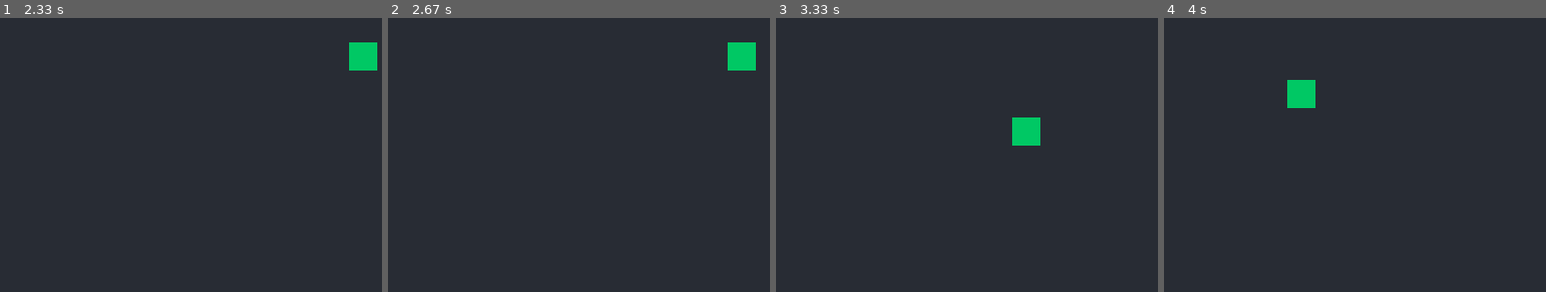
Above: before the commit, frames 1-4 (left to right).
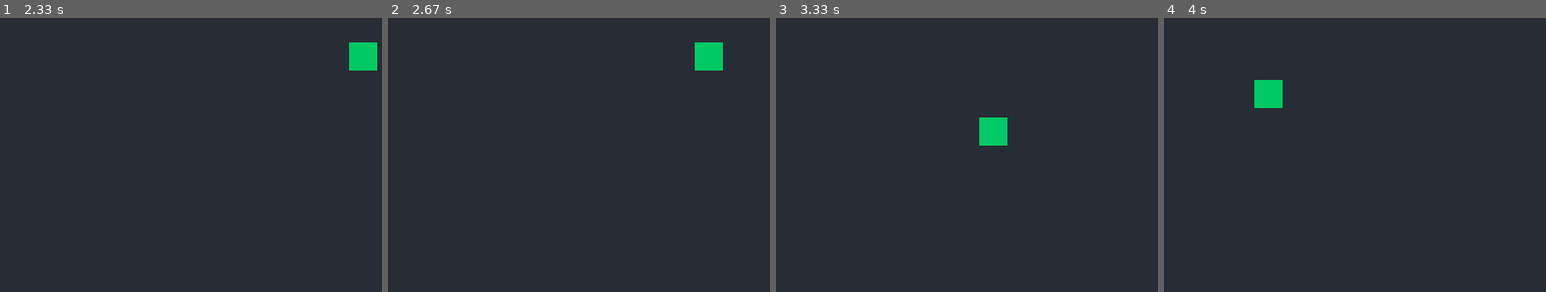
Above: after the commit, the same moments.

Repository: gabrielandrade-95/Projeto-Final-IP-Pygame
Game: pygame game, started from Mecanicas/mecanicaPlayer.py
Same seed, same stepped clock (60 frames per second), same inputs: the game is played once before the commit and once after it.
Inputs:
- Up to frame 1 (2.33 s): hold W 0.33-0.8 s; hold Right 0.33-0.8 s; tap A at 0.83 s; hold Right 1.17-1.63 s; hold Up 1.67-1.97 s; hold Right from 2 s (still down)
- Up to frame 2 (2.67 s): release Right at 2.47 s; hold Left from 2.5 s (still down)
- Up to frame 3 (3.33 s): release Left at 3.03 s; hold Down from 3.07 s (still down)
- Up to frame 4 (4 s): release Down at 3.37 s; hold Left 3.4-3.8 s; hold Up from 3.83 s (still down)

Frame 1 is identical in both runs. In frame 2, 1.5% of the frame differs, in the area x 80-97%, y 8-20%; in frame 3, 1.5%; in frame 4, 1.5%.

Commit message:
Adicionei as colisões nas paredes

Diff:
--- a/Mecanicas/mecanicaPlayer.py
+++ b/Mecanicas/mecanicaPlayer.py
@@ -15,16 +15,20 @@
         teclas = pygame.key.get_pressed()
 
         if teclas[pygame.K_LEFT] or teclas[pygame.K_a]:
-            self.x -= self.velocidade
+            if self.x > 0 :
+                self.x -= self.velocidade
 
         if teclas[pygame.K_RIGHT] or teclas[pygame.K_d]:
-            self.x += self.velocidade
+            if self.x < 770 :
+                self.x += self.velocidade
 
         if teclas[pygame.K_UP] or teclas[pygame.K_w]:
-            self.y -= self.velocidade
+            if self.y > 0 :
+                self.y -= self.velocidade
 
         if teclas[pygame.K_DOWN] or teclas[pygame.K_s]:
-            self.y += self.velocidade
+            if self.y < 570 :
+                self.y += self.velocidade
 
     def desenhar(self, tela):
         retangulo = pygame.Rect(self.x, self.y, self.largura, self.altura)
